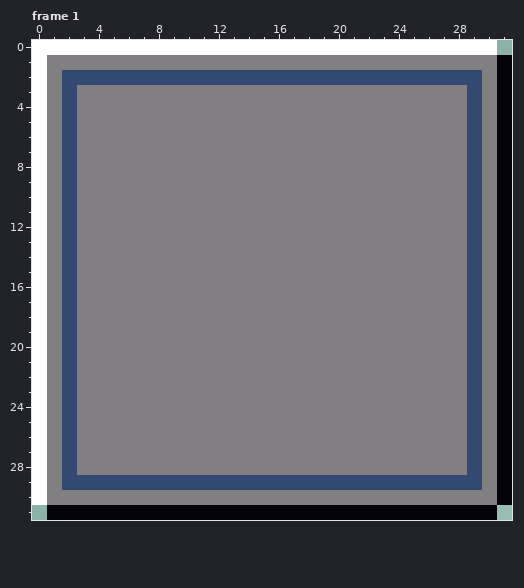
One commit to this pixel-art file: ProjectFiles/Art/UI_button.aseprite. Above: the version before the commit.
32x32 pixels, 2 frames. Shown: frame 1. The commit also changed other frames, which this record leaves out.
The result:
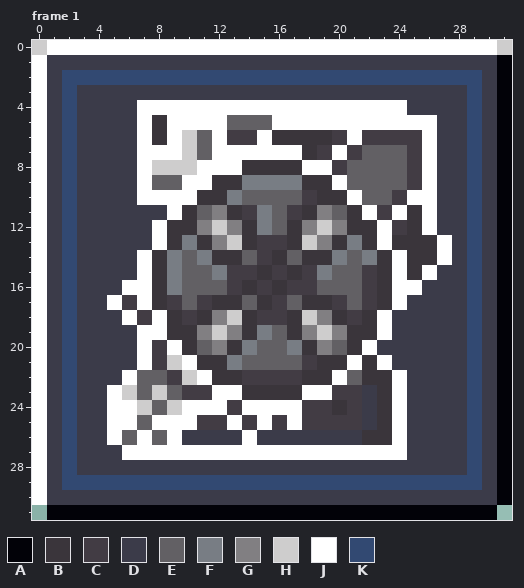
Palette (. is transparent): A #020208  B #3a353b  C #423c44  D #3b3b49  E #626064  F #787d84  G #817f82  H #cecdcd  J #ffffff  K #324972
Change:
layer "frame" added
layer "solar panel" now shown
layer "laser" now shown
layer "rocket" now shown
layer "Emp" added
Changed rows in their new state; - is an unchanged pixel.
Frame 1:
first column x 0:
 0 H------------------------------H
 1 -DDDDDDDDDDDDDDDDDDDDDDDDDDDDDD-
 2 -D----------------------------D-
 3 -D-DDDDDDDDDDDDDDDDDDDDDDDDDD-D-
 4 -D-DDDDJJJJJJJJJJJJJJJJJJDDDD-D-
 5 -D-DDDDJBJJJJEEEJJJJJJJJJJJDD-D-
 6 -D-DDDDJBJHEJCCJBBBBCJCCCCJDD-D-
 7 -D-DDDDJJJHEJJJJJJBCJCEEECJDD-D-
 8 -D-DDDDJHHHJJJBBBBJJCEEEECJDD-D-
 9 -D-DDDDJEEJJBBFFFFBBJEEEECJDD-D-
10 -D-DDDDJJJJBBFEEEECBBJEECJJDD-D-
11 -D-DDDDDDJBE-BCFECB-EBJCJBJDD-D-
12 -D-DDDDDJBB-H-BFEB-H-BBJCBJDD-D-
13 -D-DDDDDJBFB-HBCCBH-BFBJBBBJD-D-
14 -D-DDDDJBFEFBBECBEBBFEFBJBBJD-D-
15 -D-DDDDJBFEEFCCBCBCFEECBJBJDD-D-
16 -D-DDDJJBFEEECBCBCCEEECBJJDDD-D-
17 -D-DDJCJBCECBBEBCEBBCECBJDDDD-D-
18 -D-DDDJCJBCB-HBCCBH-BCBJDDDDD-D-
19 -D-DDDDJJBB-H-BFEB-H-BBJDDDDD-D-
20 -D-DDDDJCJBE-BFEEFB-EBJDDDDDD-D-
21 -D-DDDDJCHJBBFEEEECBBJBJDDDDD-D-
22 -D-DDDJEECHJBBCCCCBBJEBBJDDDD-D-
23 -D-DDJHEHECCJJBBBBJJCCDBJDDDD-D-
24 -D-DDJJHEHJJJCJJJJCCBCDBJDDDD-D-
25 -D-DDJJEJJJCCJCJCJCCCCDBJDDDD-D-
26 -D-DDJEJEJDDDDJDDDDDDDBBJDDDD-D-
27 -D-DDDJJJJJJJJJJJJJJJJJJJDDDD-D-
28 -D-DDDDDDDDDDDDDDDDDDDDDDDDDD-D-
29 -D----------------------------D-
30 -DDDDDDDDDDDDDDDDDDDDDDDDDDDDDD-
Where, in picture pixels (left, top, right, bottom), the same in both pictures:
changed: (32, 40, 512, 505)
